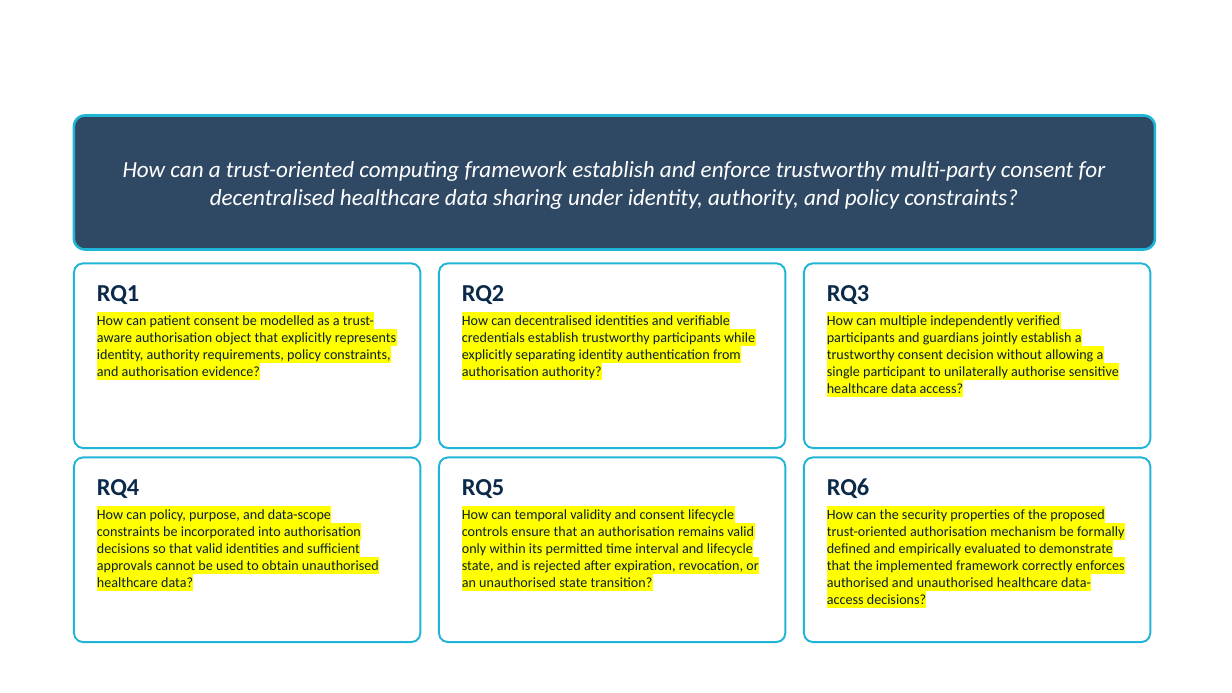
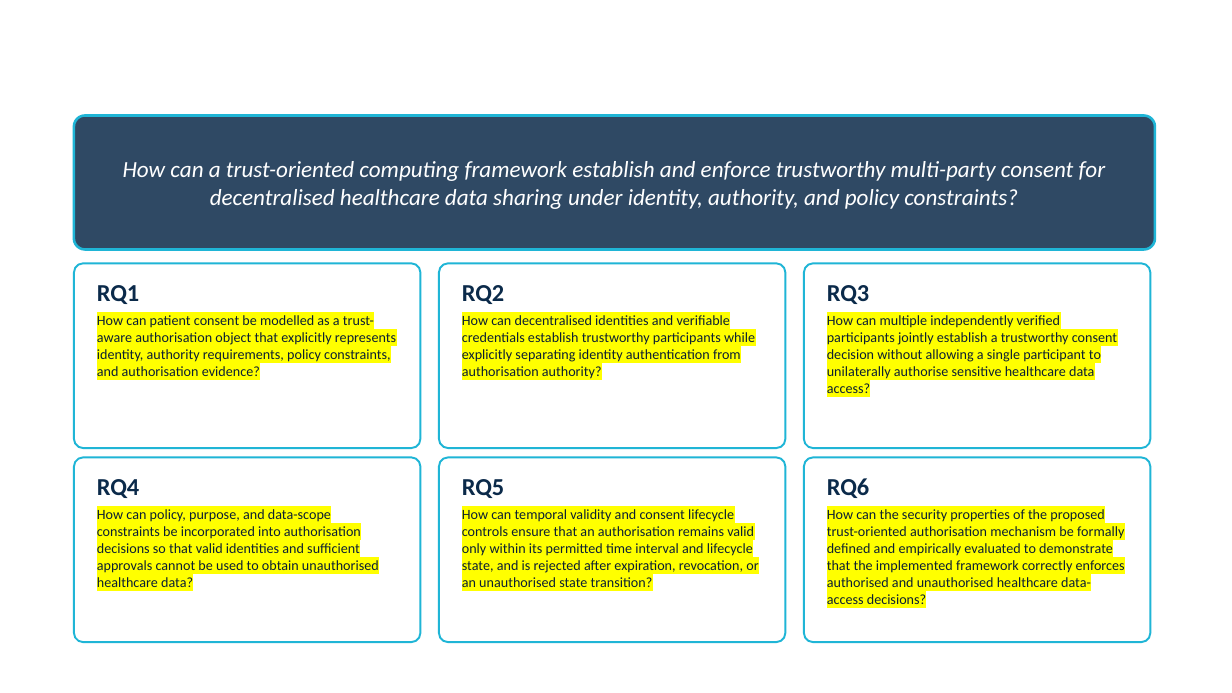
Before and after one commit to yasir12345678900/HealthRWA-Sepolia-Personal-try, a slide deck: slide 8 of docs/Yasir_Candidature_Reassessment_Slides_Simple_YELLOW_changes.pptx. Drawn at 1232x693 pixels with LibreOffice and Linux fonts; fonts in the diff are those of the drawing; background and template pictures are left out. Boxes give left, top, right and bottom in pixels: in the first picture for what was removed or moved away, otherwise in the second. Text is boxed around its words. In the diff, an @@ line names an element or a change of style, - is before the commit and + after.

```diff
--- a/docs/Yasir_Candidature_Reassessment_Slides_Simple_YELLOW_changes.pptx
+++ b/docs/Yasir_Candidature_Reassessment_Slides_Simple_YELLOW_changes.pptx
@@ text at [827, 315, 1117, 393]: text changed @@
-How can multiple independently verified participants and guardians jointly establish a trustworthy consent decision without allowing a single participant to unilaterally authorise sensitive healthcare data access?
+How can multiple independently verified participants jointly establish a trustworthy consent decision without allowing a single participant to unilaterally authorise sensitive healthcare data access?
```
Also in this commit, not shown: 7 other slides changed, 1 slide added, 3 other files.
